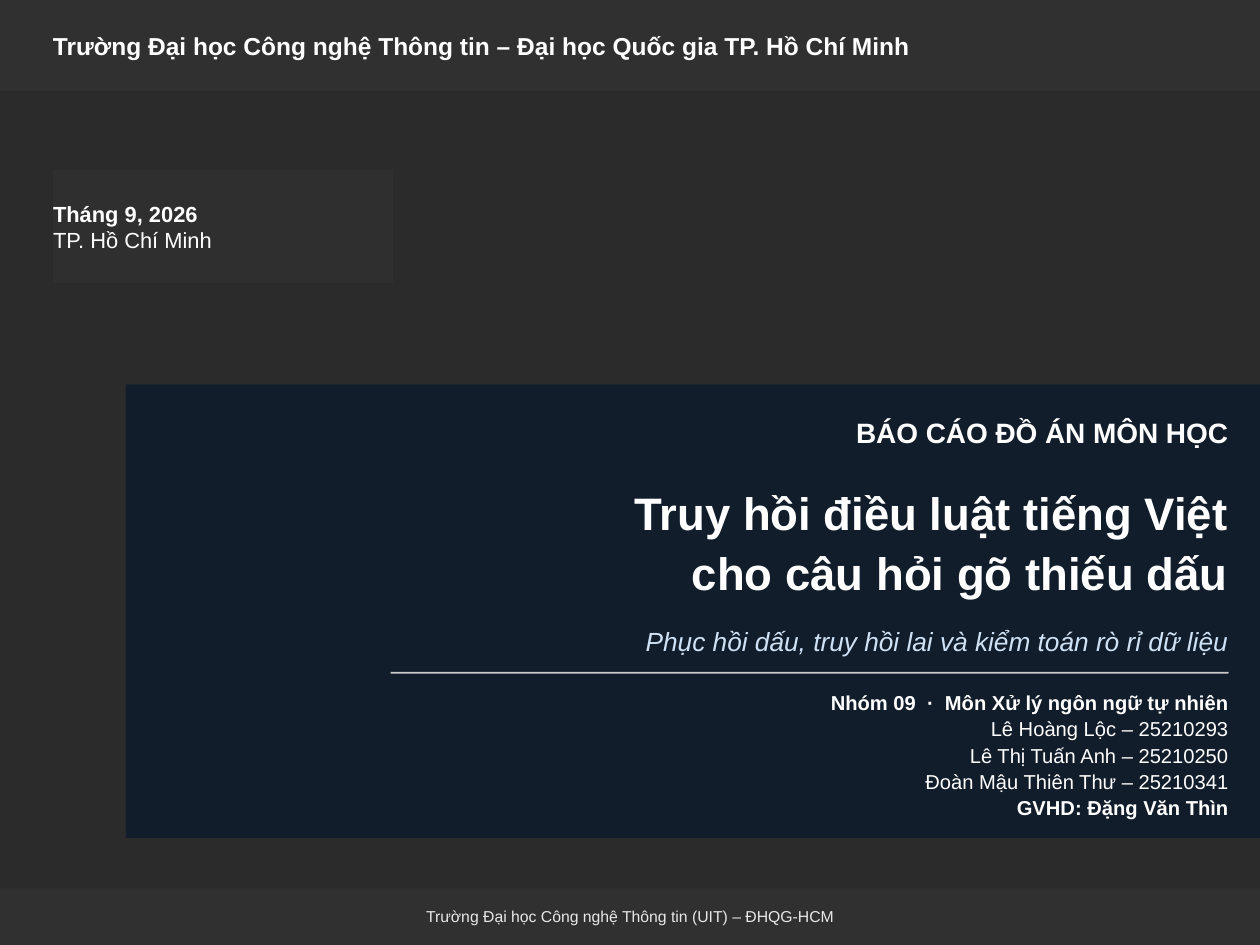
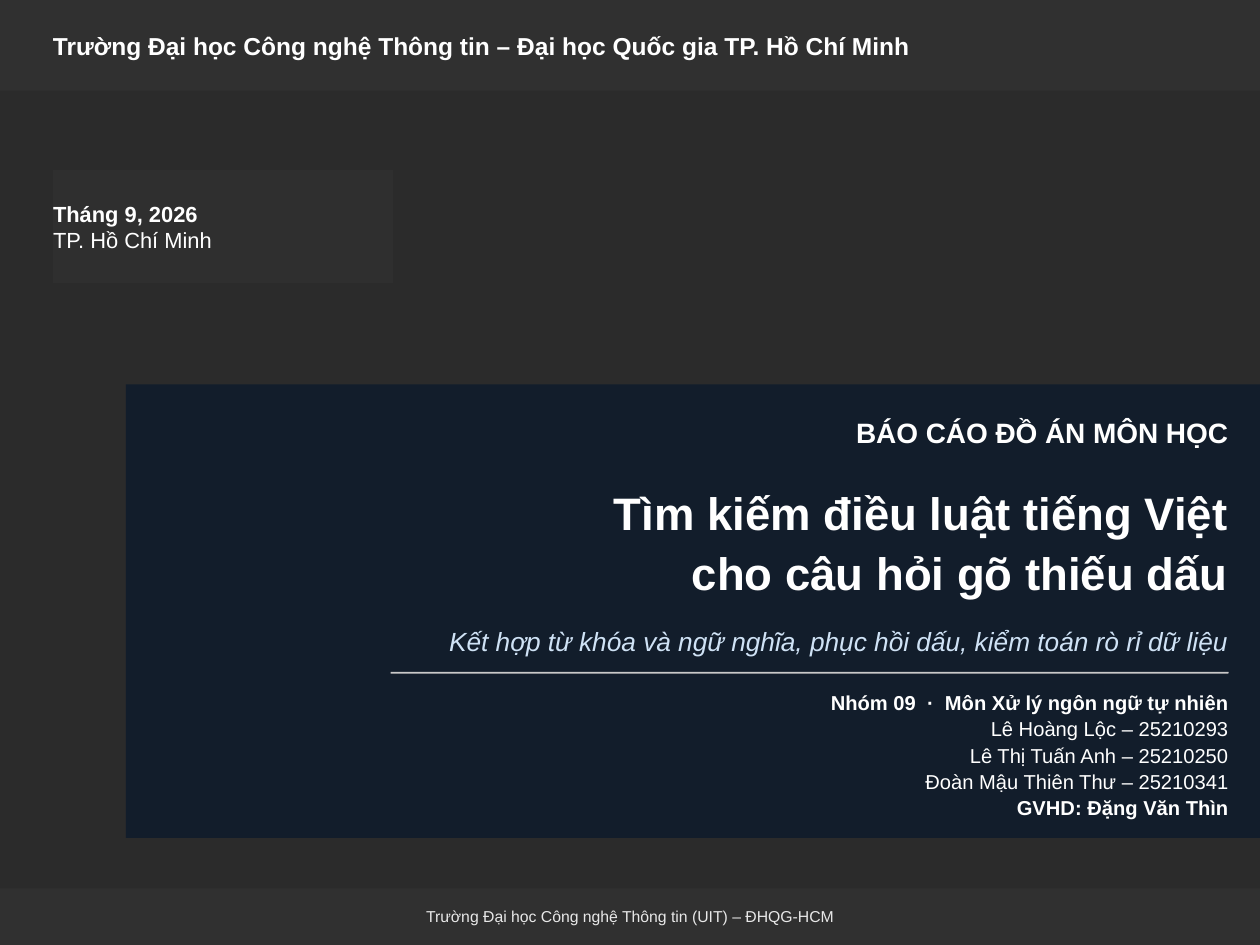
Before and after one commit to Messiac24/vietnamese-legal-retrieval-khong-dau, a slide deck: slide 1 of docs/slides/Nhom09_XLNNTN_BaoCao.pptx. Drawn at 1260x945 pixels with LibreOffice and Linux fonts; fonts in the diff are those of the drawing; background and template pictures are left out; a plain dark background stands for a picture behind light text. Boxes give left, top, right and bottom in pixels: in the first picture for what was removed or moved away, otherwise in the second. Text is boxed around its words. In the diff, an @@ line names an element or a change of style, - is before the commit and + after.

Commit message:
docs: chot ten de tai "Tim kiem dieu luat tieng Viet cho cau hoi go thieu dau"
Giu chu "Tim kiem dieu luat" cua ten da dang ky, dua phan it nguoi lam
(cau go thieu dau, ro ri du lieu o ca mo hinh tien huan luyen) len ten,
phan ket hop tu khoa va ngu nghia vao phan mo ta trong ngoac. Slide bia
dung ban ngan. Dung lai slide.

```diff
--- a/docs/slides/Nhom09_XLNNTN_BaoCao.pptx
+++ b/docs/slides/Nhom09_XLNNTN_BaoCao.pptx
@@ text at bbox=[614, 495, 1228, 540]: text changed @@
-Truy hồi điều luật tiếng Việt
+Tìm kiếm điều luật tiếng Việt
@@ text at bbox=[449, 630, 1228, 657]: text changed @@
-Phục hồi dấu, truy hồi lai và kiểm toán rò rỉ dữ liệu
+Kết hợp từ khóa và ngữ nghĩa, phục hồi dấu, kiểm toán rò rỉ dữ liệu
```
Also in this commit, not shown: 6 other files.
